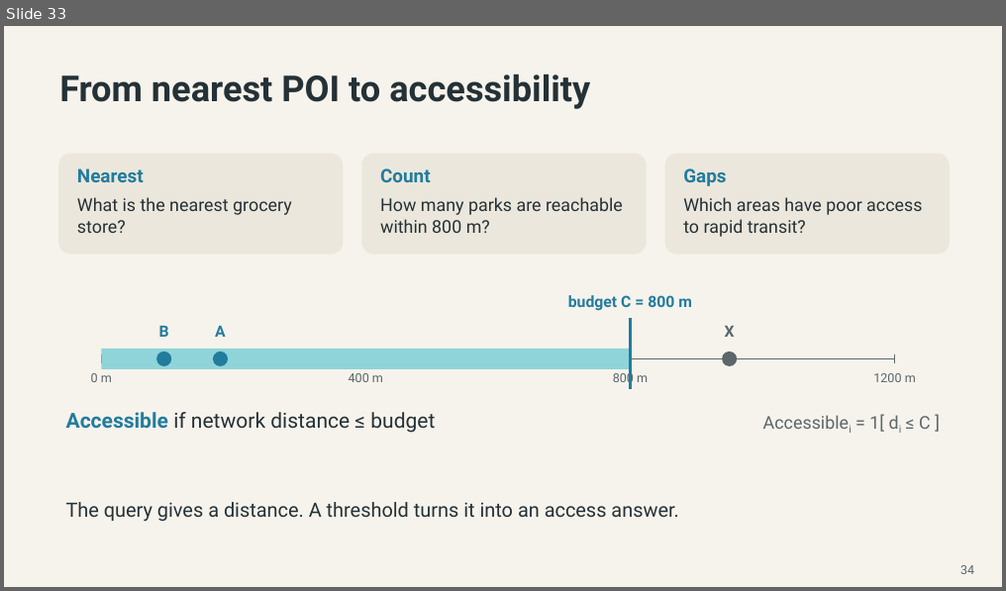
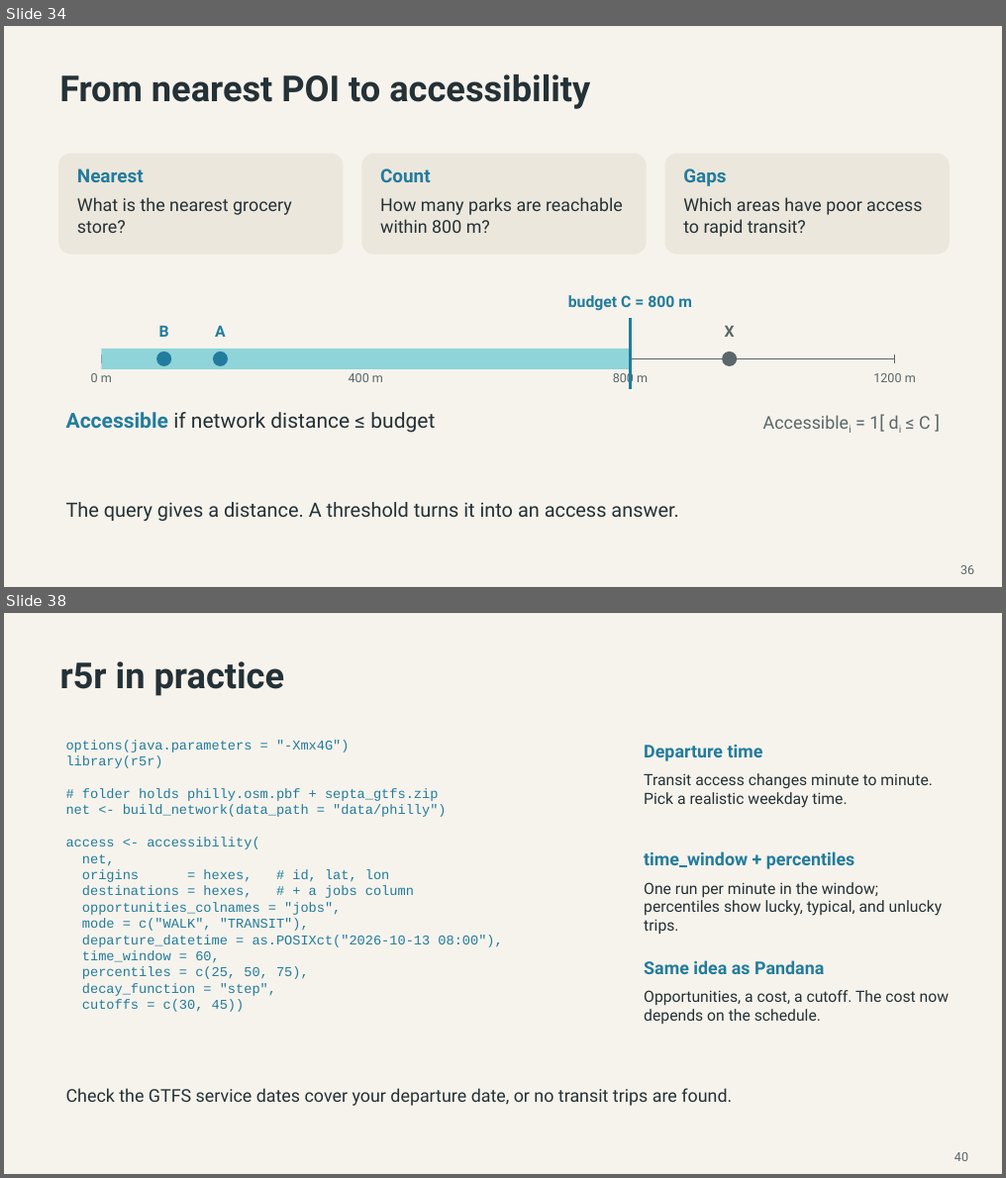
Before and after one commit to MUSA-Zhanchao/OSM-lecture, a slide deck: OSM_Pandana_Lecture-revised-final.pptx. Shown one above the other, each under a label of ours: slide 33 before the commit, slides 34 and 38 after it; the slides between them are not shown. The pictures are 1006x591 and 1006x1178 pixels, drawn with LibreOffice and Linux fonts; fonts in the diff are those of the drawing. Boxes give left, top, right and bottom in pixels: in the first picture for what was removed or moved away, otherwise in the second. Text is boxed around its words. In the diff, an @@ line names an element or a change of style, - is before the commit and + after.

```diff
--- a/OSM_Pandana_Lecture-revised-final.pptx
+++ b/OSM_Pandana_Lecture-revised-final.pptx
@@ slide 38 added at (4, 613, 1002, 1174), background #F6F3EC @@
@@ text added at (60, 662, 285, 696), 34.5 pt, text #243136, bold @@
+r5r in practice
@@ text added at (66, 740, 502, 1012), 13 pt, text #227C9D @@
+options(java.parameters = "-Xmx4G")
+library(r5r)
+# folder holds philly.osm.pbf + septa_gtfs.zip
+net <- build_network(data_path = "data/philly")
+access <- accessibility(
+net,
+origins = hexes, # id, lat, lon
+destinations = hexes, # + a jobs column
+opportunities_colnames = "jobs",
+mode = c("WALK", "TRANSIT"),
+departure_datetime = as.POSIXct("2026-10-13 08:00"),
+time_window = 60,
+percentiles = c(25, 50, 75),
+decay_function = "step",
+cutoffs = c(30, 45))
@@ text added at (644, 745, 763, 761), 17 pt, text #227C9D, bold @@
+Departure time
@@ text added at (644, 773, 933, 808), 15 pt, text #243136 @@
+Transit access changes minute to minute. Pick a realistic weekday time.
@@ text added at (644, 852, 854, 869), 17 pt, text #227C9D, bold @@
+time_window + percentiles
@@ text added at (644, 882, 943, 935), 15 pt, text #243136 @@
+One run per minute in the window; percentiles show lucky, typical, and unlucky trips.
@@ text added at (644, 960, 824, 974), 17 pt, text #227C9D, bold @@
+Same idea as Pandana
@@ text added at (644, 990, 948, 1024), 15 pt, text #243136 @@
+Opportunities, a cost, a cutoff. The cost now depends on the schedule.
@@ text added at (66, 1088, 732, 1106), 17 pt, text #243136 @@
+Check the GTFS service dates cover your departure date, or no transit trips are found.
@@ text added at (954, 1153, 968, 1161), 12 pt, text #5B676A @@
+40
@@ what was slide 33 is now slide 34 @@
@@ slide 34 changed as well @@
@@ text at (960, 566, 974, 574): text changed @@
-34
+36
```
Also in this commit, not shown: 4 other slides changed, 8 other slides added, 9 slides removed, 1 other file.
